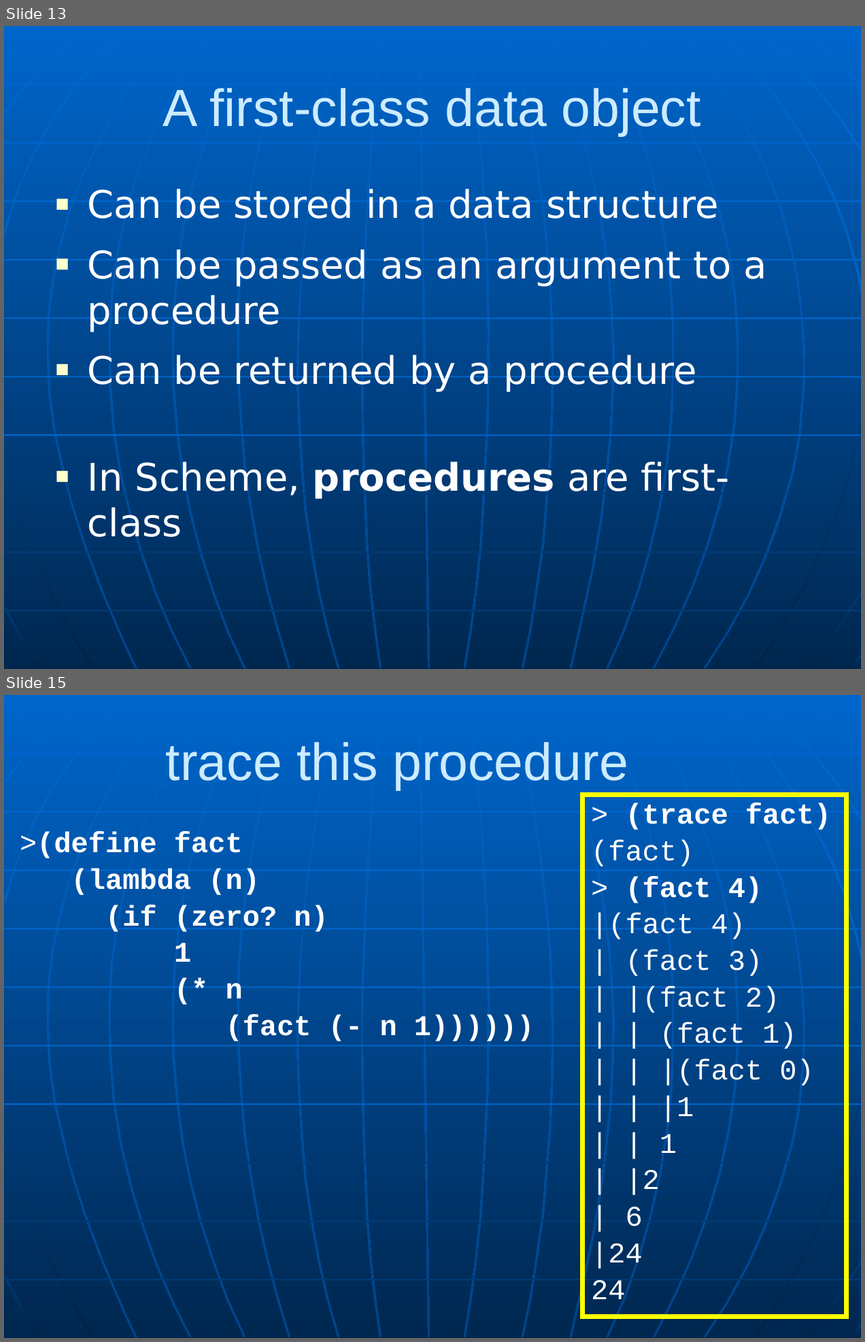
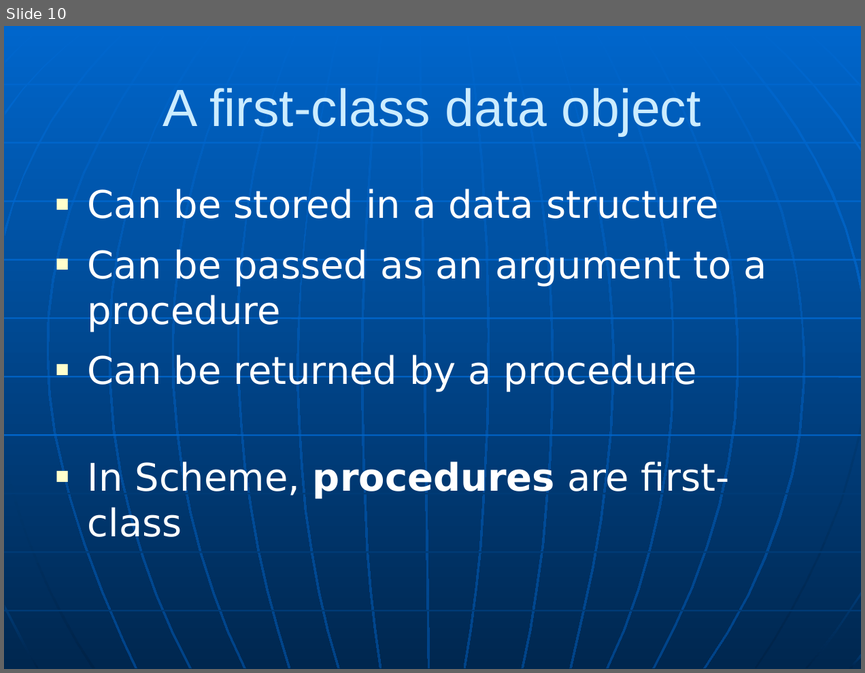
Before and after one commit to RHIT-CSSE/csse304, a slide deck: ClassMaterials/MapApply/RecursionMapApplyLambdaLet.pptx. Shown one above the other, each under a label of ours: slides 13 and 15 before the commit, slide 10 after it; the slides between them are not shown. The pictures are 865x1342 and 865x673 pixels, drawn with LibreOffice and Linux fonts; fonts in the diff are those of the drawing. Boxes give left, top, right and bottom in pixels: in the first picture for what was removed or moved away, otherwise in the second. Text is boxed around its words. In the diff, an @@ line names an element or a change of style, - is before the commit and + after.

```diff
--- a/ClassMaterials/MapApply/RecursionMapApplyLambdaLet.pptx
+++ b/ClassMaterials/MapApply/RecursionMapApplyLambdaLet.pptx
@@ slide 15 removed at (4, 695, 861, 1338), background gradient #0066CC to #004488; not listed: 34 template elements that a slide beside it also shows @@
@@ title removed at (166, 742, 628, 790) @@
-trace this procedure
@@ text removed at (582, 795, 847, 1317) @@
-> (trace fact)
-(fact)
-> (fact 4)
-|(fact 4)
-| (fact 3)
-| |(fact 2)
-| | (fact 1)
-| | |(fact 0)
-| | |1
-| | 1
-| |2
-| 6
-|24
-24
@@ text removed at (20, 832, 534, 1041) @@
->(define fact
-(lambda (n)
-(if (zero? n)
-1
-(* n
-(fact (- n 1))))))
@@ what was slide 13 is now slide 10 @@
```
Also in this commit, not shown: 2 slides changed, 1 slide added, 6 other slides removed, 4 other files.
